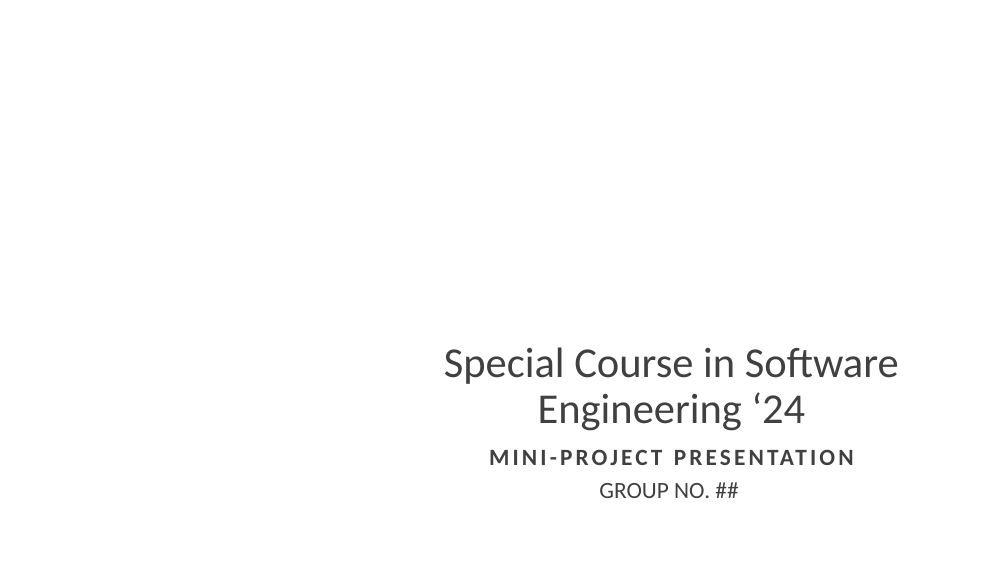
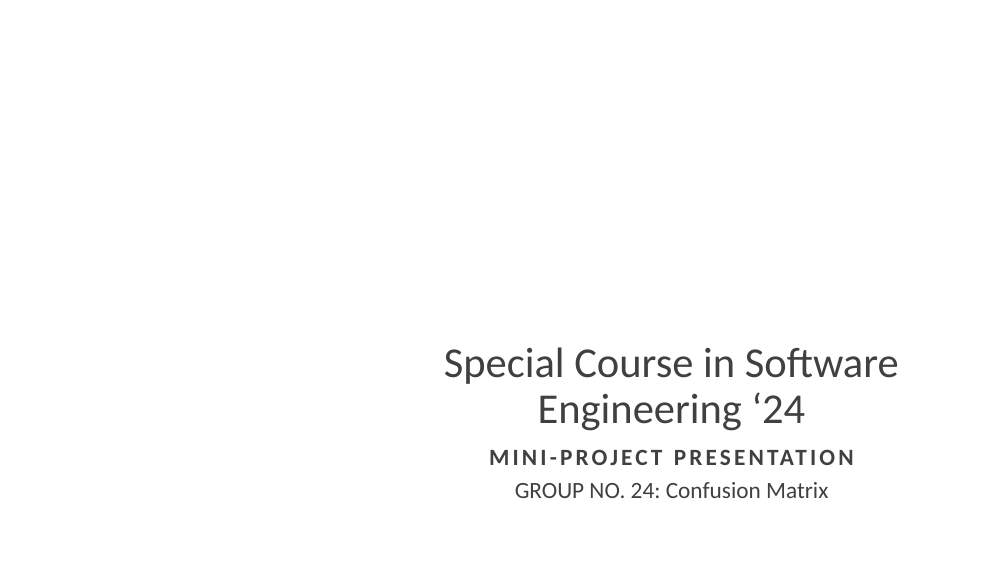
Before and after one commit to charlesyifanli/python_and_data, a slide deck: slide 1 of mini_project/SCSE 24 Mini-project presentation (Group No. ##).pptx. Drawn at 1008x567 pixels with LibreOffice and Linux fonts; fonts in the diff are those of the drawing; background and template pictures are left out. Boxes give left, top, right and bottom in pixels: in the first picture for what was removed or moved away, otherwise in the second. Text is boxed around its words. In the diff, an @@ line names an element or a change of style, - is before the commit and + after.

```diff
--- a/mini_project/SCSE 24 Mini-project presentation (Group No. ##).pptx
+++ b/mini_project/SCSE 24 Mini-project presentation (Group No. ##).pptx
@@ subtitle at (515,482,828,498): text changed @@
-GROUP NO. ##
+GROUP NO. 24: Confusion Matrix
```
Also in this commit, not shown: 2 other slides changed, 1 slide added, 1 other file.
